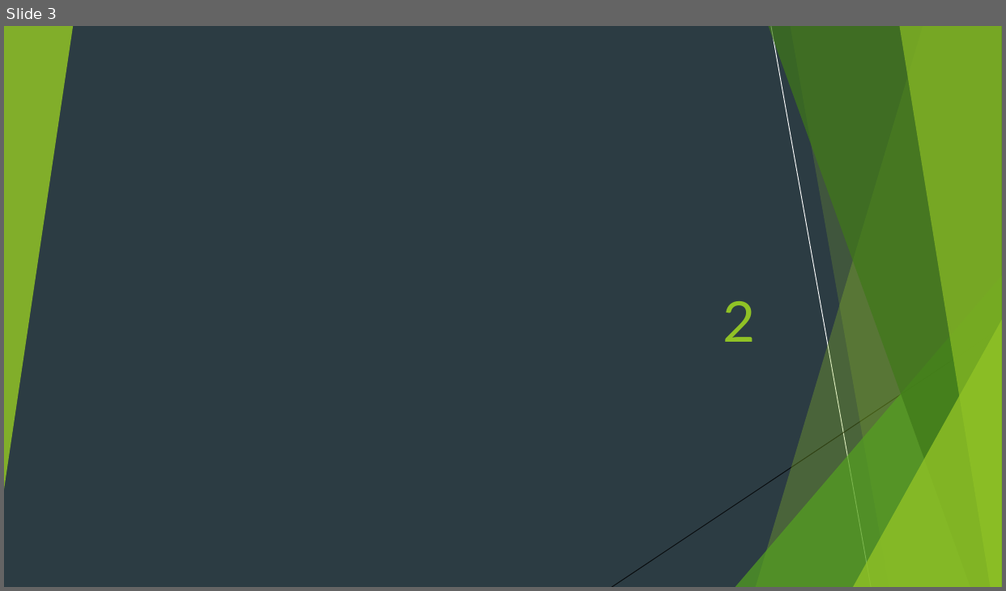
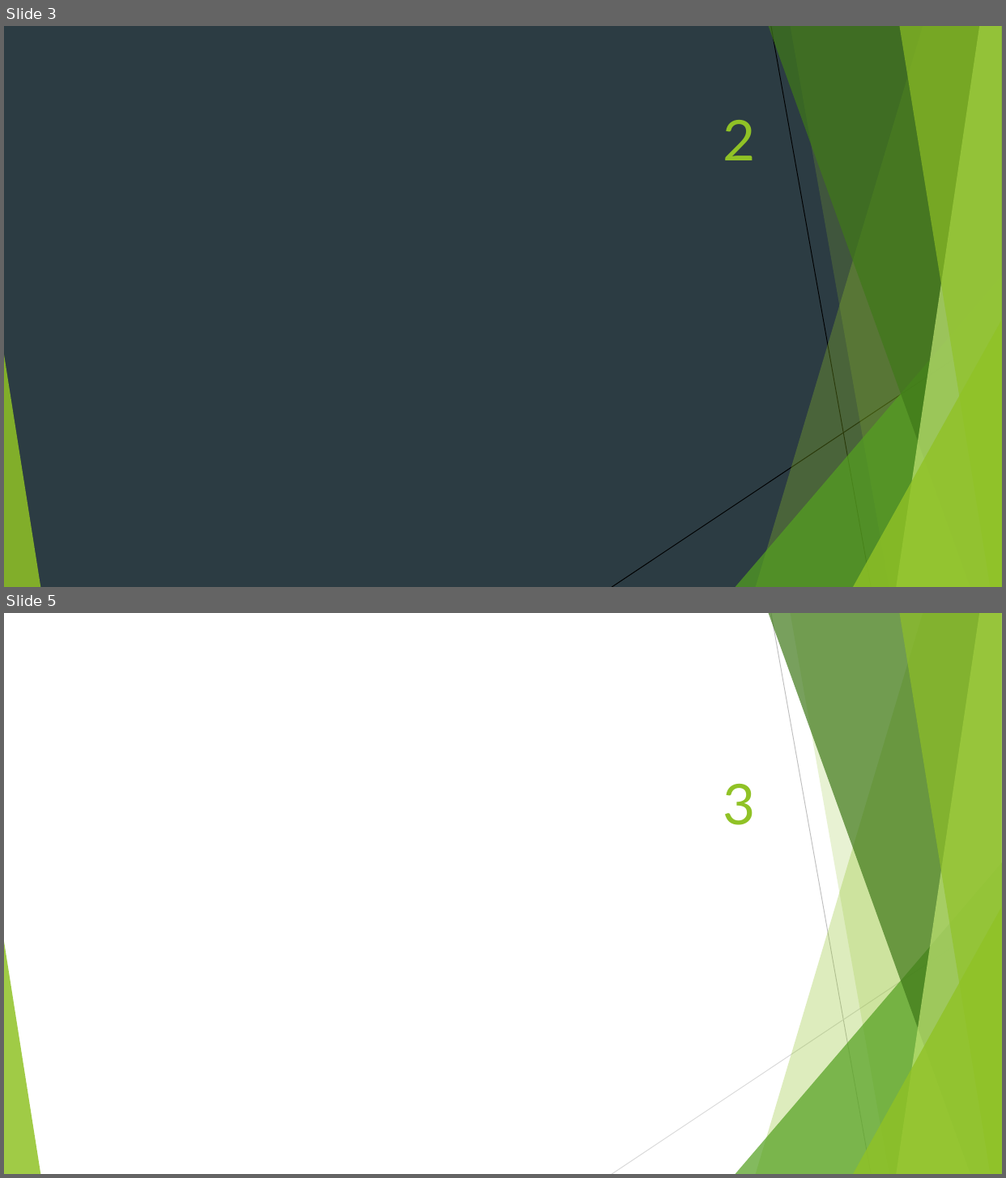
Before and after one commit to renat2006/projet_ya_lc, a slide deck: templates/p1.pptx. Shown one above the other, each under a label of ours: slide 3 before the commit, slides 3 and 5 after it; the slides between them are not shown. The pictures are 1006x591 and 1006x1178 pixels, drawn with LibreOffice and Linux fonts; fonts in the diff are those of the drawing. Boxes give left, top, right and bottom in pixels: in the first picture for what was removed or moved away, otherwise in the second. Text is boxed around its words. In the diff, an @@ line names an element or a change of style, - is before the commit and + after.

```diff
--- a/templates/p1.pptx
+++ b/templates/p1.pptx
@@ slide 5 added at <box>4,613,1002,1174</box>, background #FFFFFF; not listed: 8 template elements that a slide beside it also shows @@
@@ line added from (771, 613) to (871, 1174), #BFBFBF 0.75 pt @@
@@ title added at <box>723,784,756,825</box>, 54 pt, text #90C226 @@
+3
@@ line added from (1002, 914) to (612, 1174), #D9D9D9 0.75 pt @@
@@ slide 3 changed as well @@
@@ group removed at <box>4,26,1002,587</box>: 5 freeform shapes, 3 triangles, 2 lines @@
@@ rectangle removed at <box>4,26,1002,587</box> @@
@@ group removed at <box>4,26,1002,587</box>: 4 freeform shapes, 3 triangles, 2 lines @@
@@ line added from (771, 26) to (871, 587), #000000 0.75 pt @@
@@ title "2": place and size @@
-title "2" at <box>723,301,756,342</box>
+title "2" at <box>723,120,756,160</box>
@@ line added from (1002, 327) to (612, 587), #000000 0.75 pt @@
```
Also in this commit, not shown: 2 other slides changed, 12 other files.
